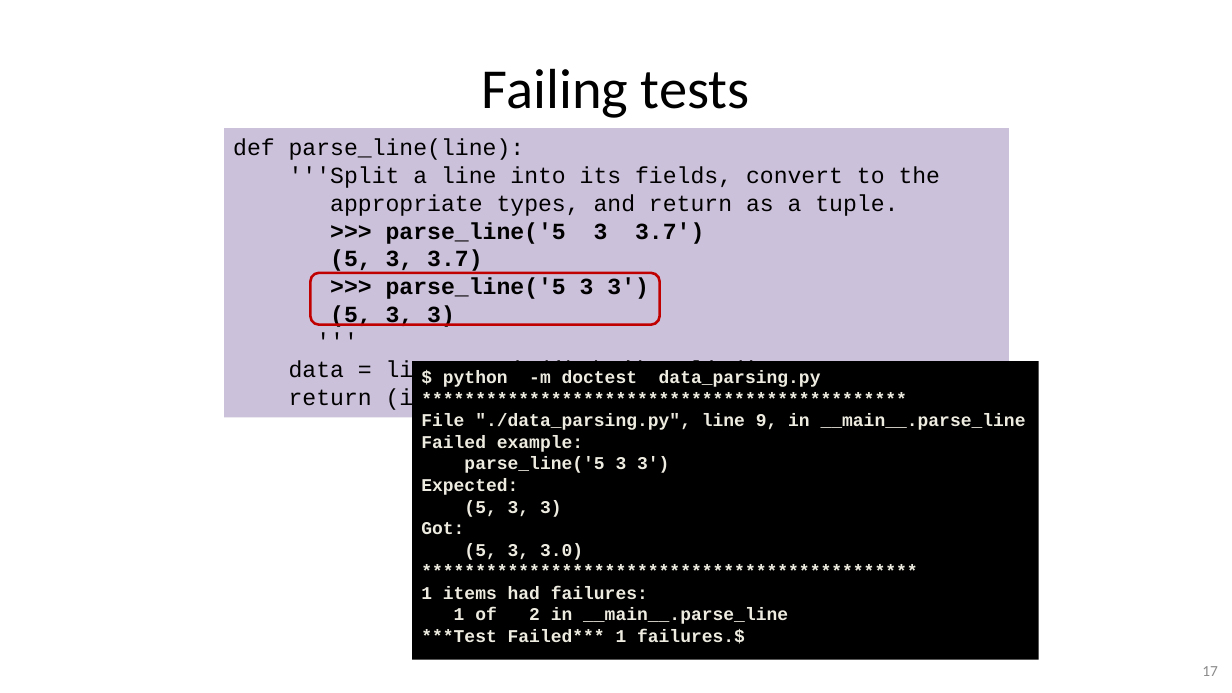
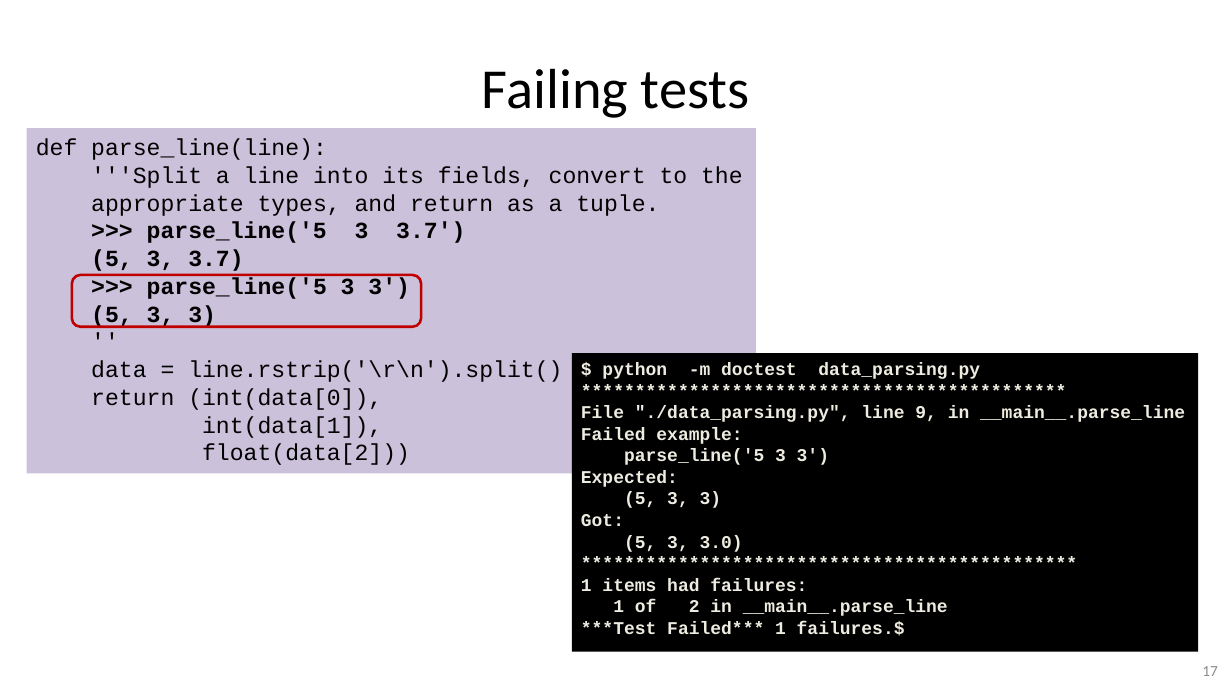
Before and after one commit to gjbex/Python-software-engineering, a slide deck: slide 17 of python_software_engineering.pptx. Drawn at 1232x693 pixels with LibreOffice and Linux fonts; fonts in the diff are those of the drawing. Boxes give left, top, right and bottom in pixels: in the first picture for what was removed or moved away, otherwise in the second. Text is boxed around its words. In the diff, an @@ line names an element or a change of style, - is before the commit and + after.

```diff
--- a/python_software_engineering.pptx
+++ b/python_software_engineering.pptx
@@ rectangle "def parse_line(line): '''Split a line ...": place and size @@
-rectangle "def parse_line(line): '''Split a line ..." at [225, 128, 1009, 418]
+rectangle "def parse_line(line): '''Split a line ..." at [27, 128, 756, 474]
@@ text in rectangle at [36, 139, 743, 465]: text changed @@
-def parse_line(line):
-'''Split a line into its fields, convert to the
-appropriate types, and return as a tuple.
->>> parse_line('5 3 3.7')
-(5, 3, 3.7)
->>> parse_line('5 3 3')
-(5, 3, 3)
-'''
-data = line.rstrip('\r\n').split()
-return (int(data[0]), int(data[1]), float(data[2]))
+def parse_line(line):
+'''Split a line into its fields, convert to the
+appropriate types, and return as a tuple.
+>>> parse_line('5 3 3.7')
+(5, 3, 3.7)
+>>> parse_line('5 3 3')
+(5, 3, 3)
+''
+data = line.rstrip('\r\n').split()
+return (int(data[0]),
+int(data[1]),
+float(data[2]))
@@ rounded rectangle: place and size @@
-rounded rectangle at [311, 273, 660, 324]
+rounded rectangle at [72, 275, 421, 327]
@@ rectangle "$ python -m doctest data_parsing.py": place and size @@
-rectangle "$ python -m doctest data_parsing.py" at [412, 361, 1039, 660]
+rectangle "$ python -m doctest data_parsing.py" at [572, 353, 1199, 652]
```
Also in this commit, not shown: 6 other slides changed.
